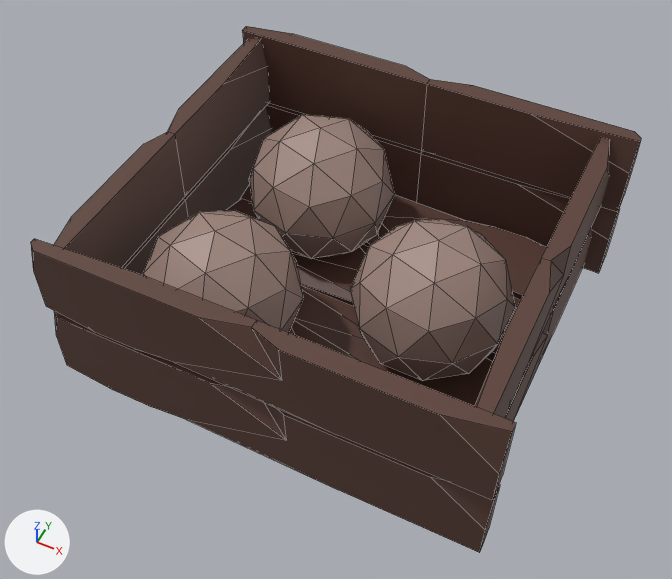
Renders of the Blender file Assets/Art/Blender/Boxes/BulletBoxes/LowBulletBox.blend from each side of a commit.
The view is the same before and after, from a camera (50 mm lens) standing at (1.09, -2.26, 2.94) and looking at (0.01, -0.11, 0.25). Lighting does not change. The marker at lower left points along +X, +Y and +Z. Mesh edges are drawn as thin lines.

The first picture shows 'Bullet', 'WoodenBox'.
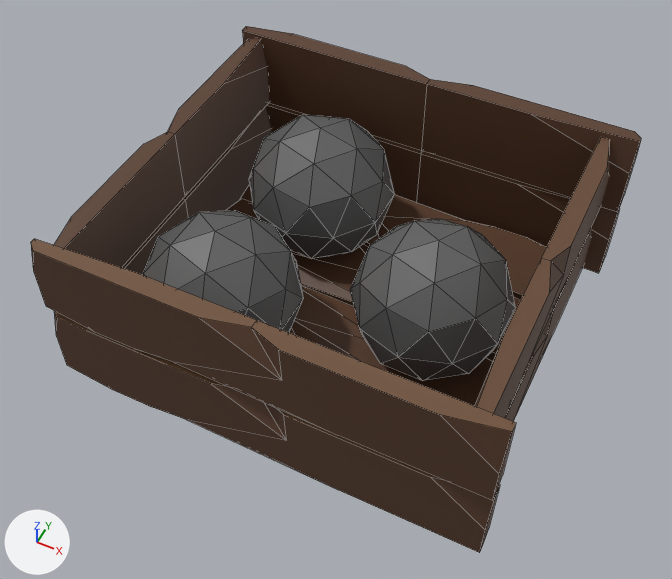
Diff of the bpy script that builds the scene:
```diff
--- a/Assets/Art/Blender/Boxes/BulletBoxes/LowBulletBox.blend.py
+++ b/Assets/Art/Blender/Boxes/BulletBoxes/LowBulletBox.blend.py
@@ img_texturepalette_png @@
+img_texturepalette_png = load_image('TexturePalette.png', '../../../Textures/TexturePalette.png', 32, 32, 'sRGB')
@@ mat_material @@
 mat_material = principled_material('Material')
-mat_material.texture = img_boatcolorpalette_png
+mat_material.texture = img_texturepalette_png
@@ me_plane @@
 me_plane.from_pydata(...)  # 337 vertices, 229 faces; spans x -0.84..0.88, y -0.76..0.77, z -0.02..0.69
 # used by ob_woodenbox; location = (0.0, 0.0, 0.0)
+# me_plane part 1: texture (UV) coordinates of 229 of 229 faces, centred in x -0.84..0.88, y -0.76..0.77, z -0.02..0.69, changed; they spanned u 0.28..0.33, v 0.62..0.67 and now span u 0.26..0.3, v 0.62..0.66
 me_plane.materials.append(mat_material)
@@ me_icosphere @@
 me_icosphere.from_pydata(...)  # 126 vertices, 240 faces; spans x -0.75..2.64, y -0.74..2.62, z -0.57..1.03
 # used by ob_bullet; location = (-0.352, -0.374, 0.223); scale = (0.388, 0.388, 0.388)
+# me_icosphere part 2: texture (UV) coordinates of 240 of 240 faces, centred in x -0.73..2.63, y -0.65..2.53, z -0.49..0.95, changed; they spanned u 0.76..0.86, v 0.64..0.69 and now span u 0.64..0.67, v 0.67..0.68
 me_icosphere.materials.append(mat_material)
```

Where the change shows, as pixel boxes [x1, y1, x2, y2] in the pictures (672 x 579 px):
'WoodenBox', surface changed: [31, 63, 612, 501] in both
'Bullet', surface changed (brown to grey): [143, 115, 515, 381] in both
part 1 of me_plane, surface changed: [31, 26, 641, 553] in both
